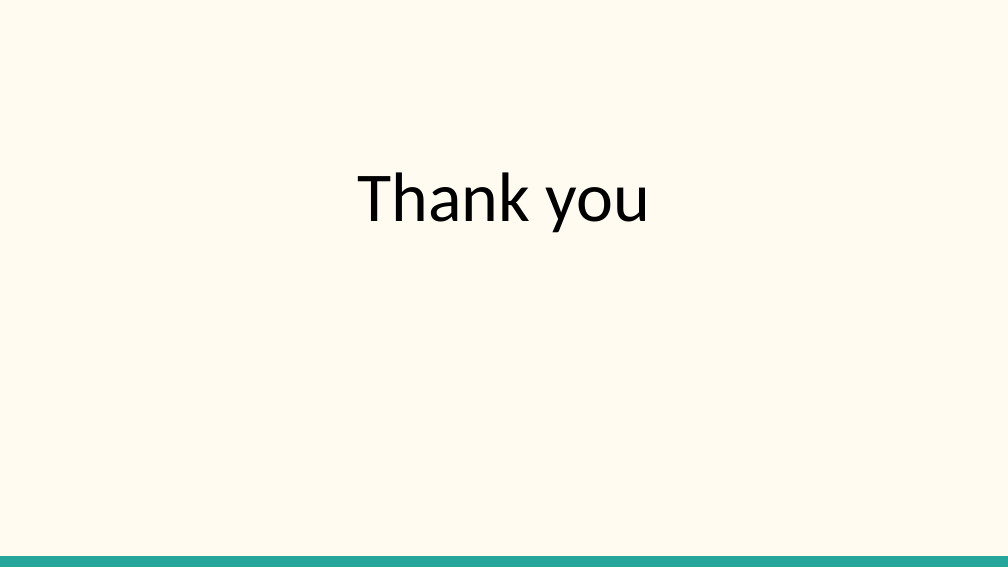
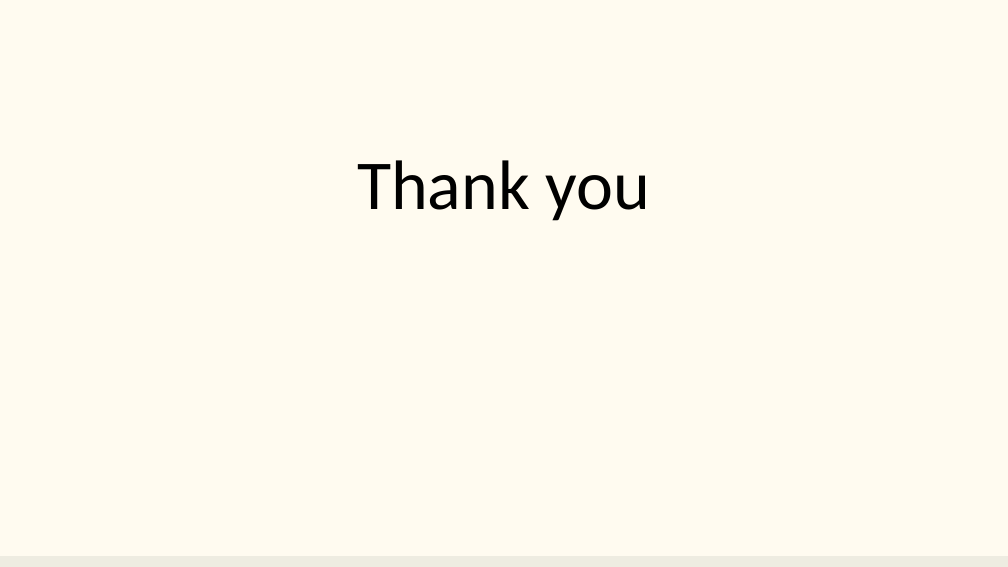
Before and after one commit to EdgeGallery/community, a slide deck: slide 16 of AppStore and Developer Joint PT/Release/Requirement analysis/appstore/Comment Feature.pptx (slide 15 before the commit). Drawn at 1008x567 pixels with LibreOffice and Linux fonts; fonts in the diff are those of the drawing. Boxes give left, top, right and bottom in pixels: in the first picture for what was removed or moved away, otherwise in the second. Text is boxed around its words. In the diff, an @@ line names an element or a change of style, - is before the commit and + after.

```diff
--- a/AppStore and Developer Joint PT/Release/Requirement analysis/appstore/Comment Feature.pptx
+++ b/AppStore and Developer Joint PT/Release/Requirement analysis/appstore/Comment Feature.pptx
@@ text "Thank you" at (357, 160, 651, 221): line spacing 1.15 to 1; less space between paragraphs @@
@@ rectangle at (0, 556, 1008, 567): fill #26A69A to #EEECE1 @@
```
Also in this commit, not shown: 14 other slides changed, 1 slide added.
